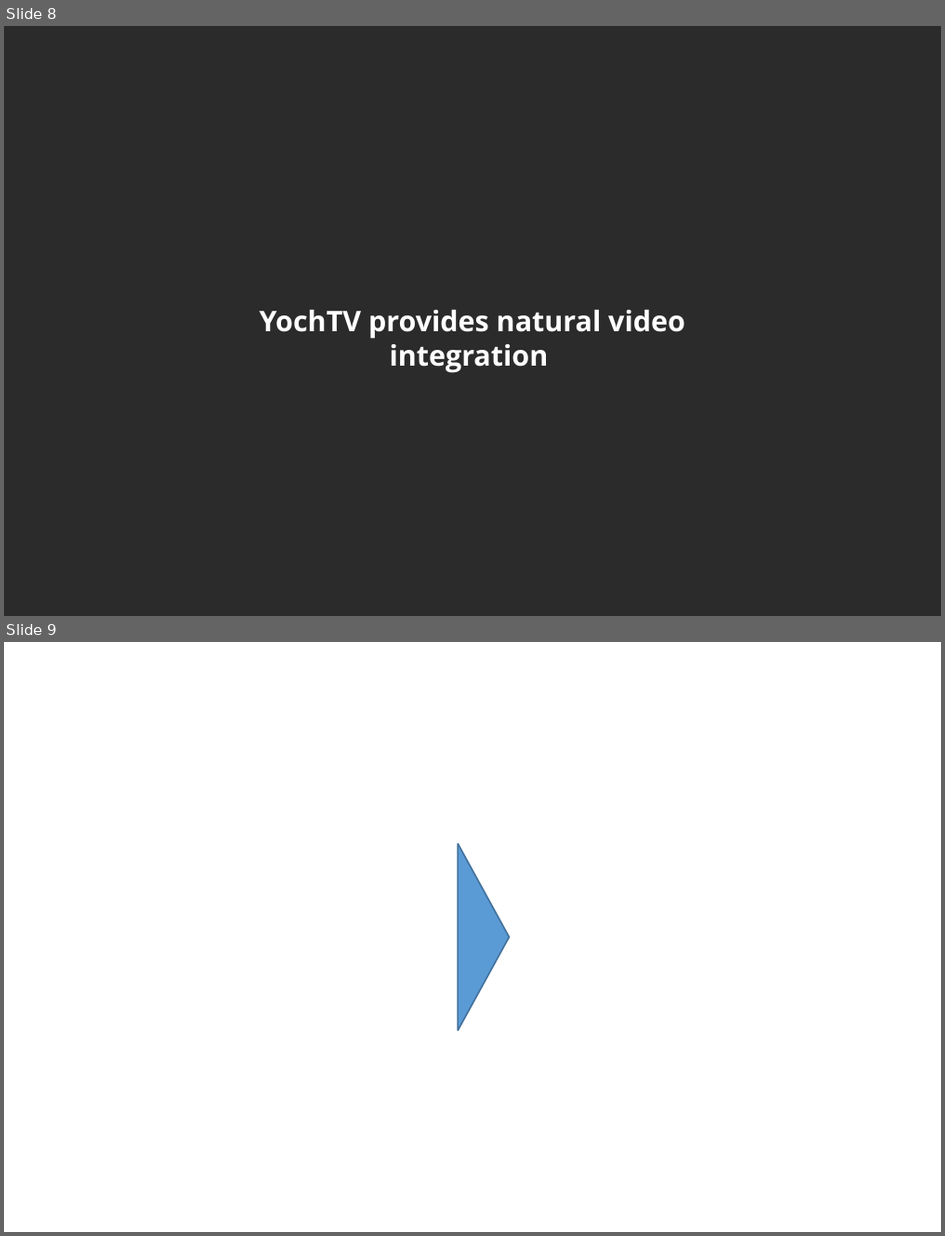
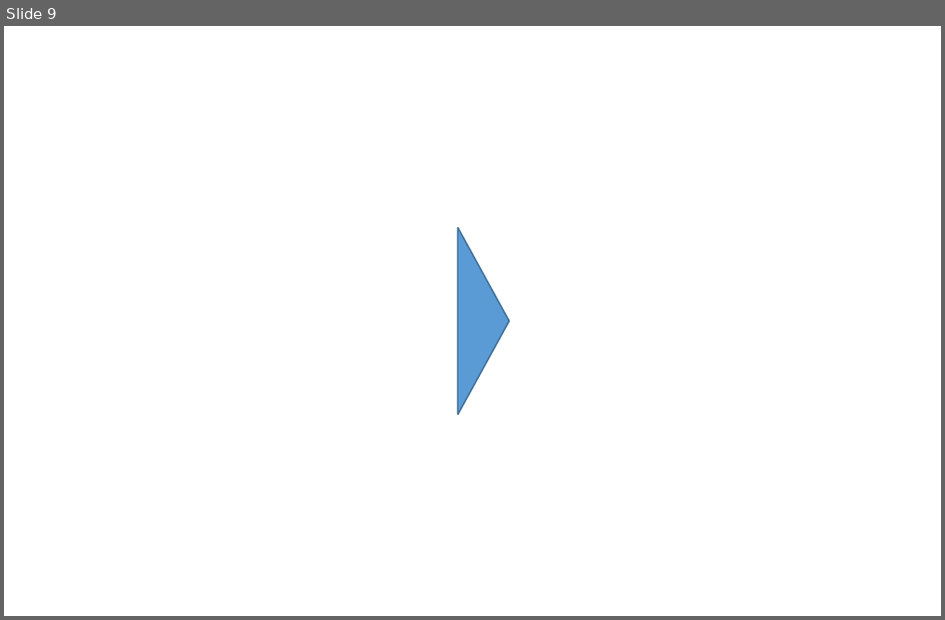
Before and after one commit to dennisd1/site, a slide deck: assets/mainscreen.pptx. Shown one above the other, each under a label of ours: slides 8 and 9 before the commit, slide 9 after it. The pictures are 945x1236 and 945x620 pixels, drawn with LibreOffice and Linux fonts; fonts in the diff are those of the drawing; background and template pictures are left out; a plain dark background stands for a picture behind light text. Boxes give left, top, right and bottom in pixels: in the first picture for what was removed or moved away, otherwise in the second. Text is boxed around its words. In the diff, an @@ line names an element or a change of style, - is before the commit and + after.

```diff
--- a/assets/mainscreen.pptx
+++ b/assets/mainscreen.pptx
@@ slide 8 removed at bbox=[4, 26, 941, 616], background picture (left out) @@
@@ text removed at bbox=[260, 310, 686, 373] @@
-YochTV provides natural video integration
```
Also in this commit, not shown: 1 slide added, 4 other files.
